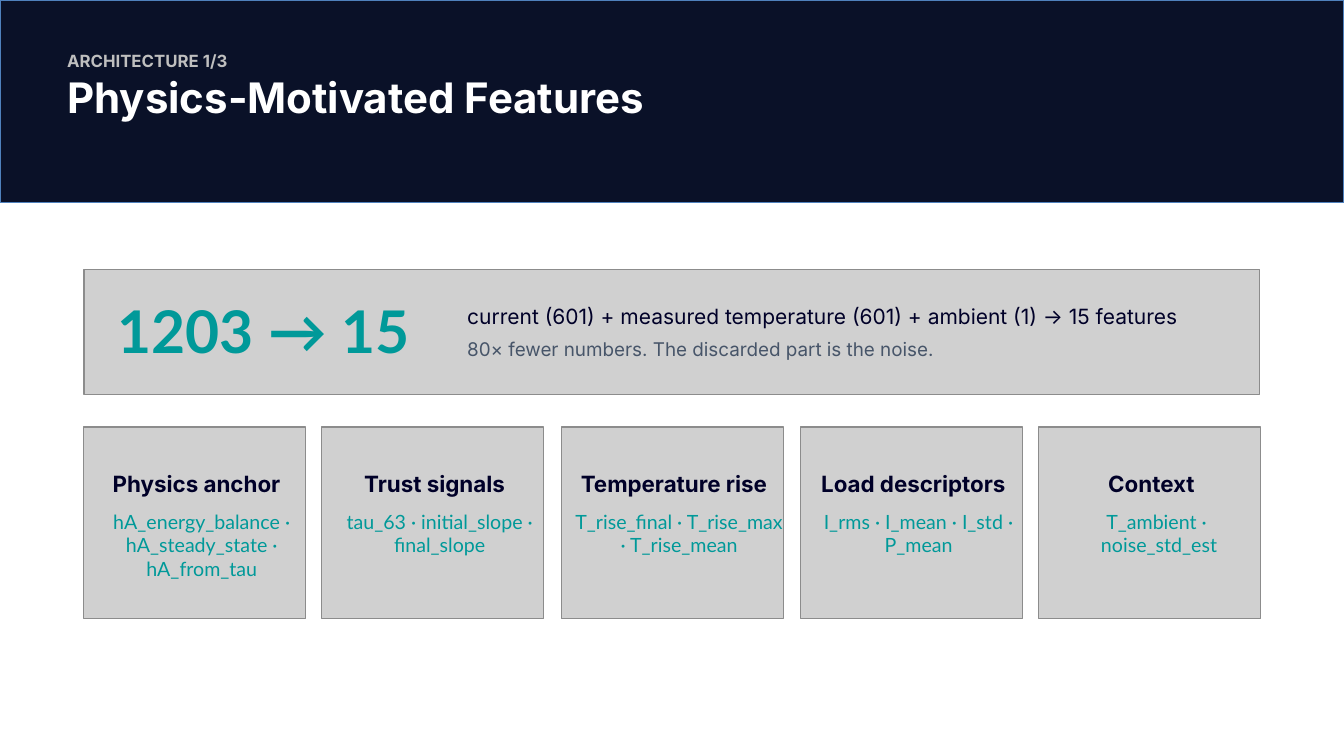
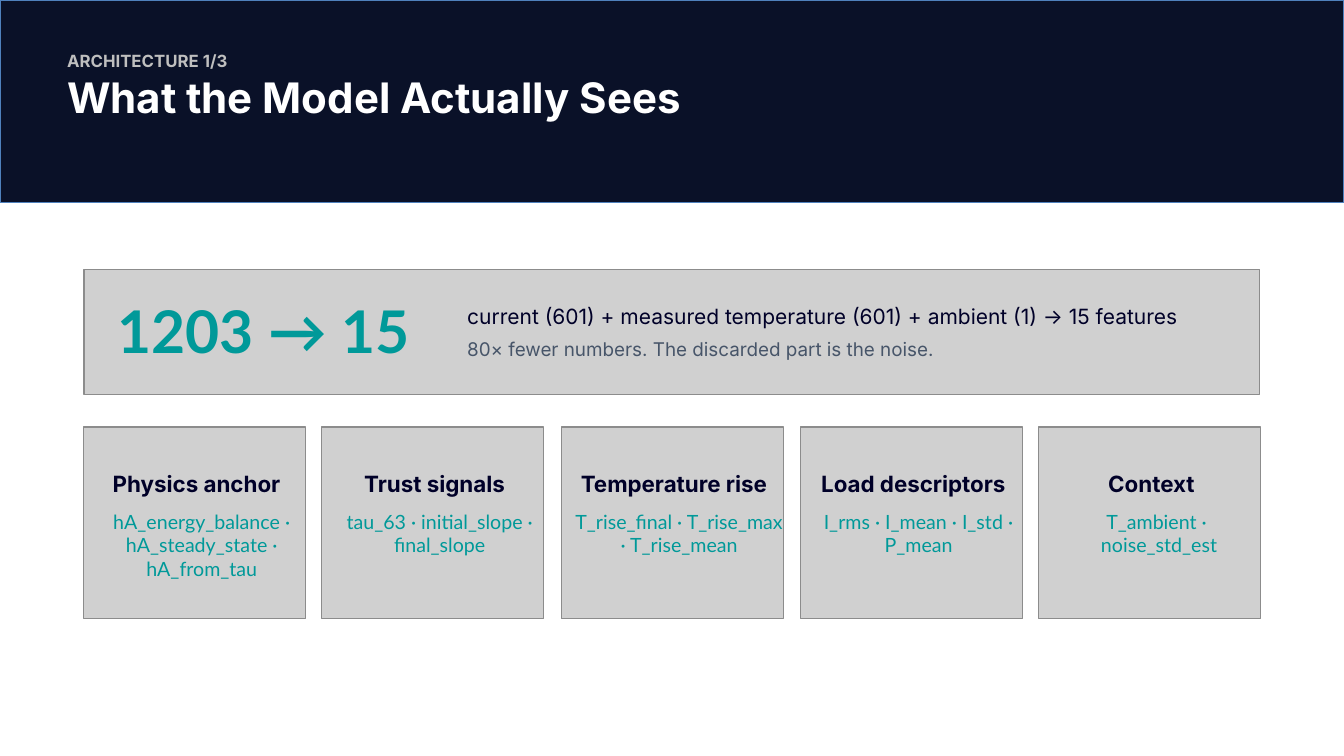
Before and after one commit to titelaex/ParamsCalibrator, a slide deck: slide 7 of docs/ParamsCalibrator Light Mode.pptx. Drawn at 1344x756 pixels with LibreOffice and Linux fonts; fonts in the diff are those of the drawing; grey boxes stand for pictures. Boxes give left, top, right and bottom in pixels: in the first picture for what was removed or moved away, otherwise in the second. Text is boxed around its words. In the diff, an @@ line names an element or a change of style, - is before the commit and + after.

```diff
--- a/docs/ParamsCalibrator Light Mode.pptx
+++ b/docs/ParamsCalibrator Light Mode.pptx
@@ text at (67, 82, 681, 122): text changed @@
-Physics-Motivated Features
+What the Model Actually Sees
```
Also in this commit, not shown: 4 other slides changed, 1 slide added, 1 slide removed, 4 other files.
